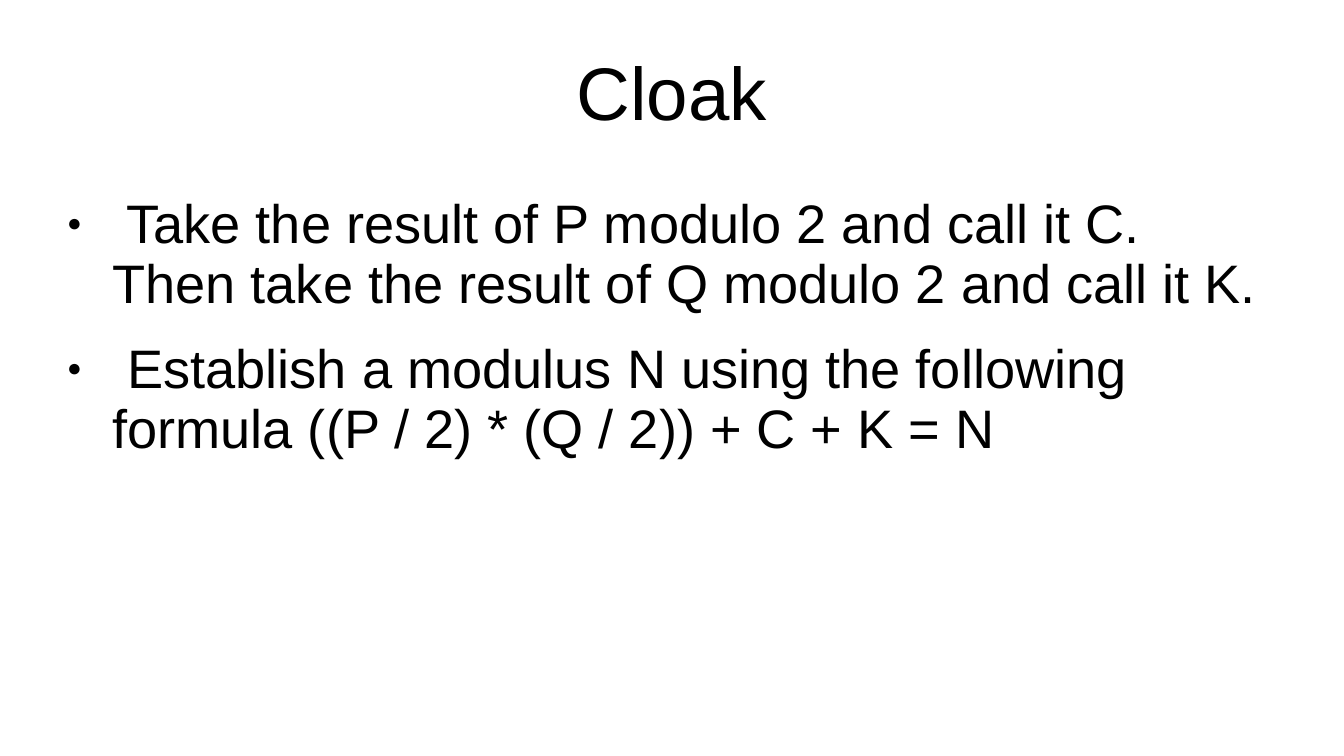
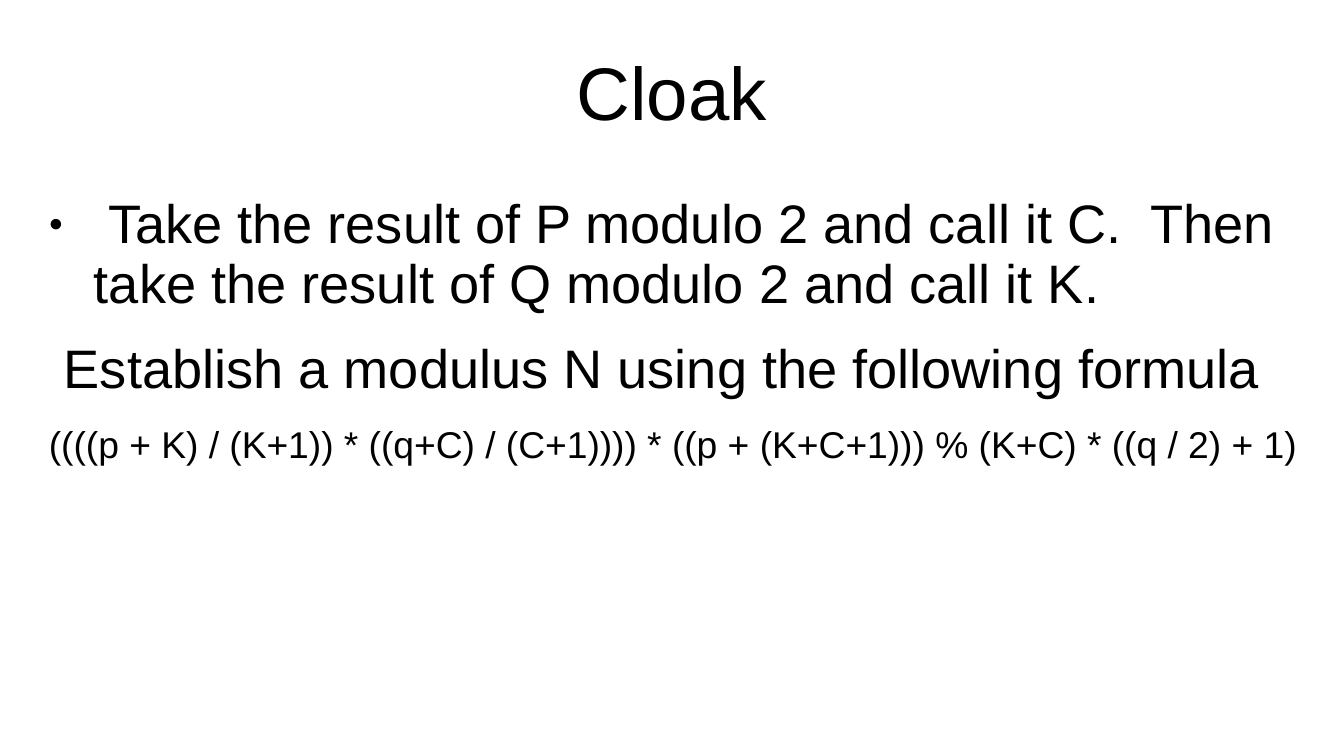
Before and after one commit to pvial00/QloQ, a slide deck: slide 7 of docs/Q'loQ.ppt. Drawn at 1344x756 pixels with LibreOffice and Linux fonts; fonts in the diff are those of the drawing. Boxes give left, top, right and bottom in pixels: in the first picture for what was removed or moved away, otherwise in the second. Text is boxed around its words. In the diff, an @@ line names an element or a change of style, - is before the commit and + after.

Commit message:
Qloq presentation

```diff
--- a/docs/Q'loQ.ppt
+++ b/docs/Q'loQ.ppt
@@ text "Take the result of P ...": place and size @@
-text "Take the result of P ..." at (112, 203, 1256, 458)
+text "Take the result of P ..." at (49, 203, 1297, 465)
@@ text at (49, 348, 1297, 465): text changed; size 32 to 22 pt @@
-● Establish a modulus N using the following formula ((P / 2) * (Q / 2)) + C + K = N
+Establish a modulus N using the following formula
+((((p + K) / (K+1)) * ((q+C) / (C+1)))) * ((p + (K+C+1))) % (K+C) * ((q / 2) + 1)
```
Also in this commit, not shown: 2 other files.
